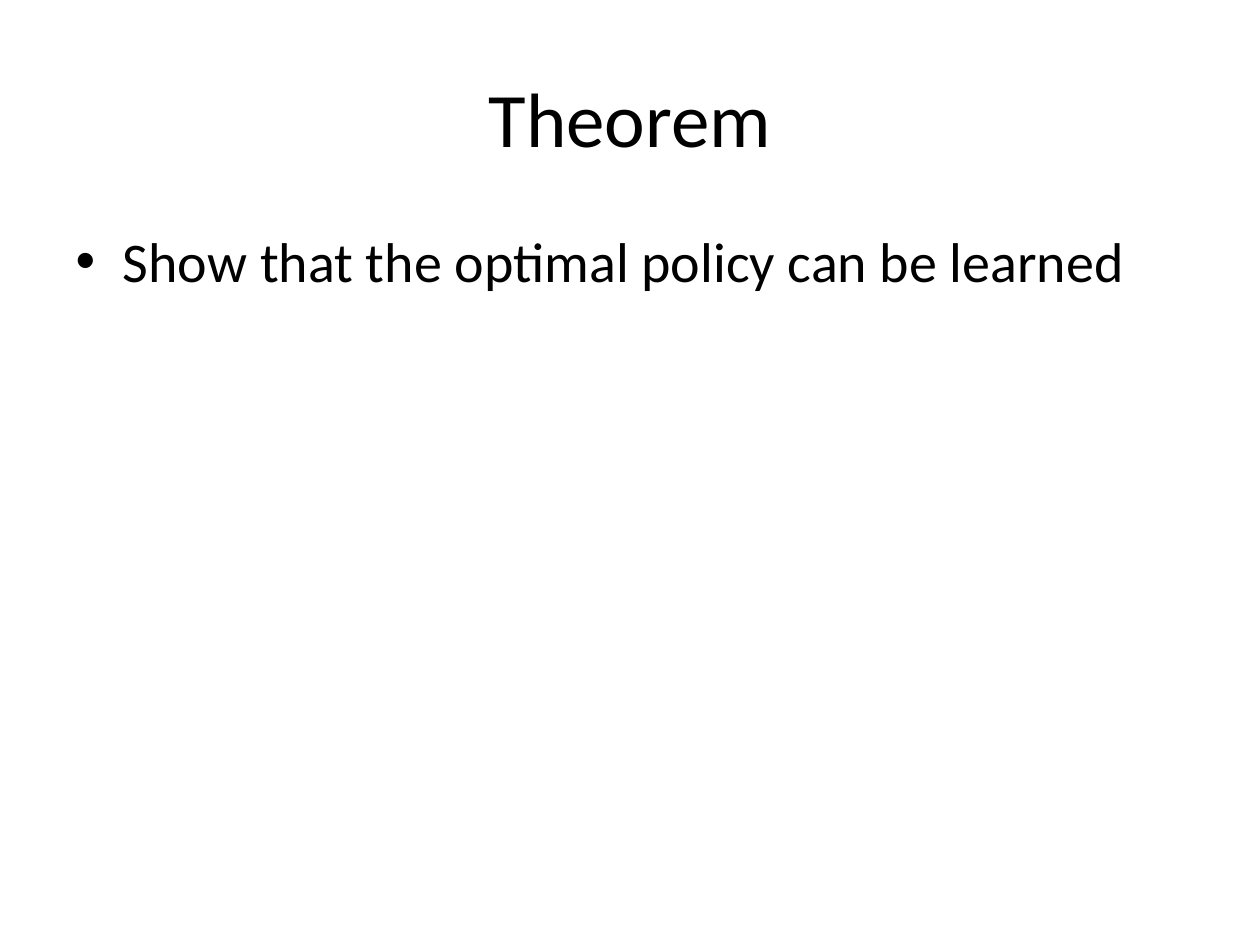
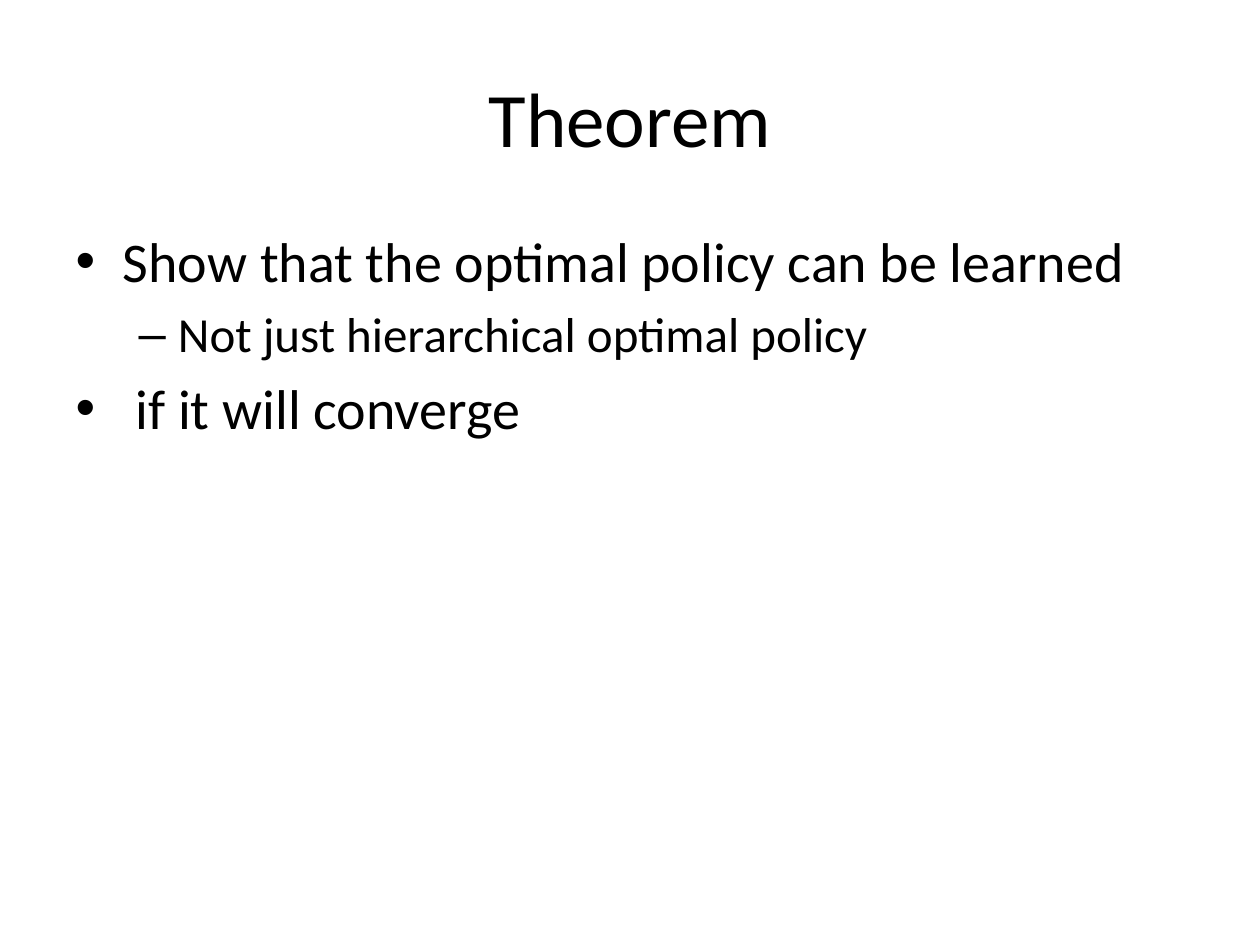
Before and after one commit to lono175/Thesis, a slide deck: slide 24 of OptimalPlanning.pptx (slide 12 before the commit). Drawn at 1260x945 pixels with LibreOffice and Linux fonts; fonts in the diff are those of the drawing. Boxes give left, top, right and bottom in pixels: in the first picture for what was removed or moved away, otherwise in the second. Text is boxed around its words. In the diff, an @@ line names an element or a change of style, - is before the commit and + after.

```diff
--- a/OptimalPlanning.pptx
+++ b/OptimalPlanning.pptx
@@ text at <box>136,318,867,439</box>: paragraphs added @@
+  – Not just hierarchical optimal policy
+• if it will converge
```
Also in this commit, not shown: 9 other slides changed, 26 slides added, 1 slide removed.
